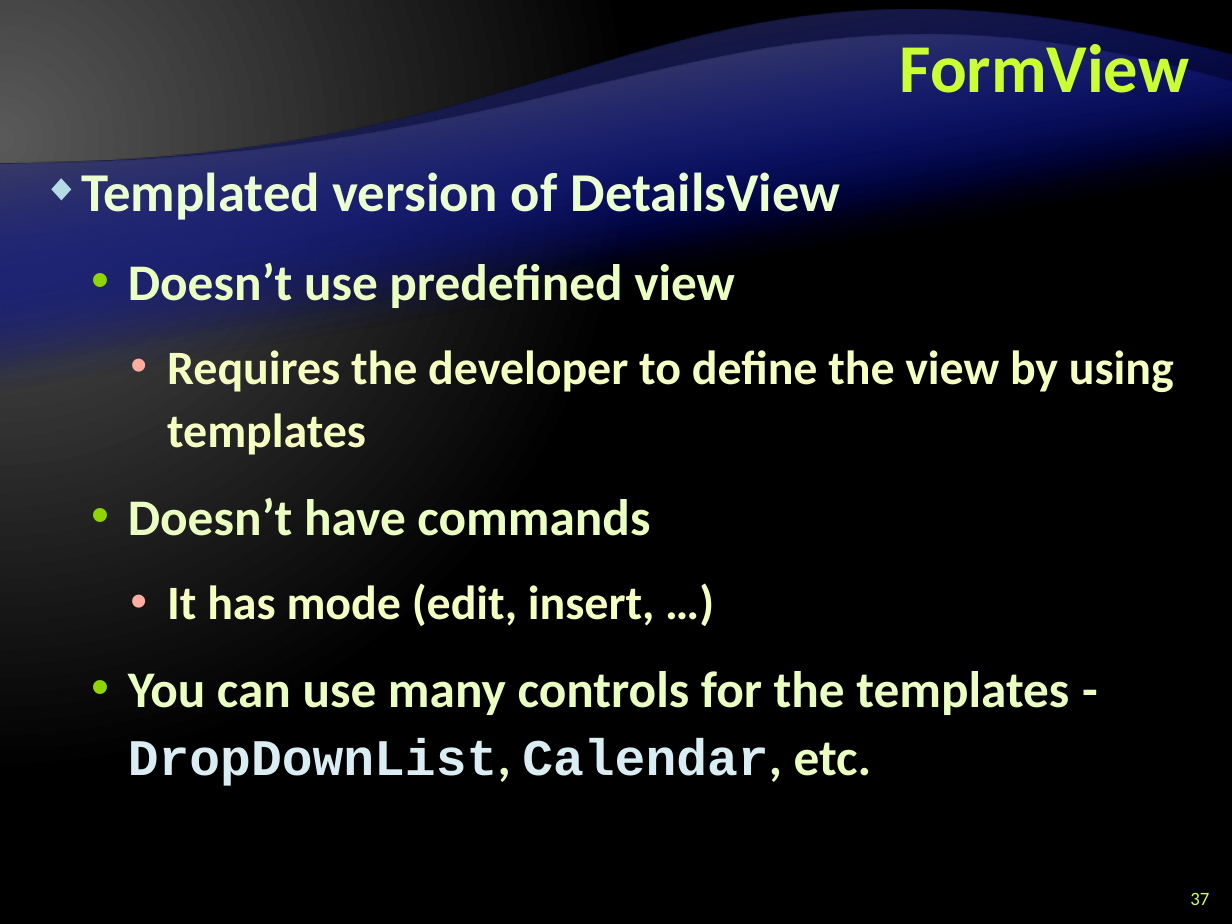
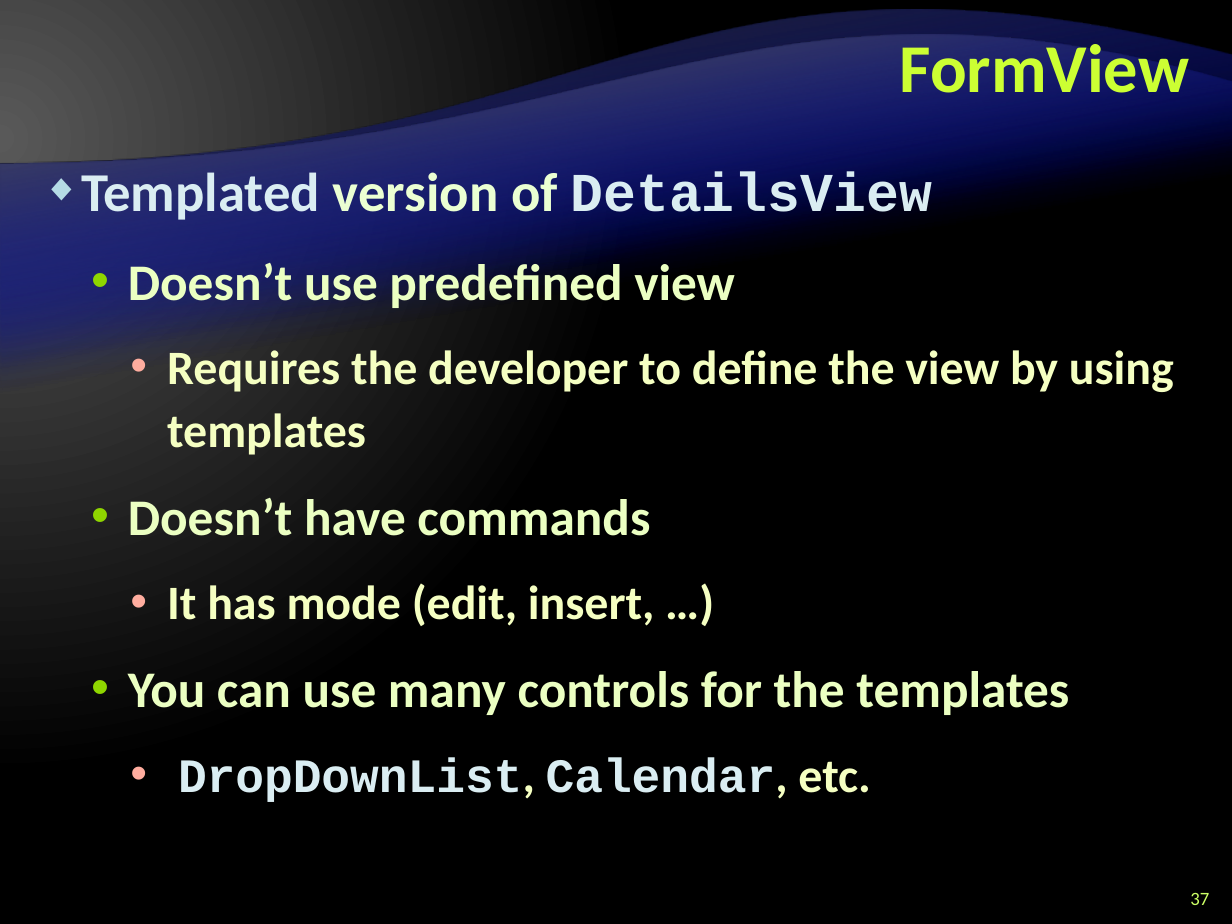
Before and after one commit to Graveheart/aspnetcourse, a slide deck: slide 37 of 2010/lectures/9. ASP.NET-Data-Binding.pptx. Drawn at 1232x924 pixels with LibreOffice and Linux fonts; fonts in the diff are those of the drawing; background and template pictures are left out. Boxes give left, top, right and bottom in pixels: in the first picture for what was removed or moved away, otherwise in the second. Text is boxed around its words. In the diff, an @@ line names an element or a change of style, - is before the commit and + after.

```diff
--- a/2010/lectures/9. ASP.NET-Data-Binding.pptx
+++ b/2010/lectures/9. ASP.NET-Data-Binding.pptx
@@ text at [81,172,932,226]: font Calibri to Courier New in "DetailsView"; text colour #EBFFD2 to #DAEDF2 in "Templated DetailsView" @@
@@ text at [128,671,1069,802]: text changed @@
-  • You can use many controls for the templates - DropDownList, Calendar, etc.
+  • You can use many controls for the templates
+    • DropDownList, Calendar, etc.
```
Also in this commit, not shown: 17 other slides changed.
